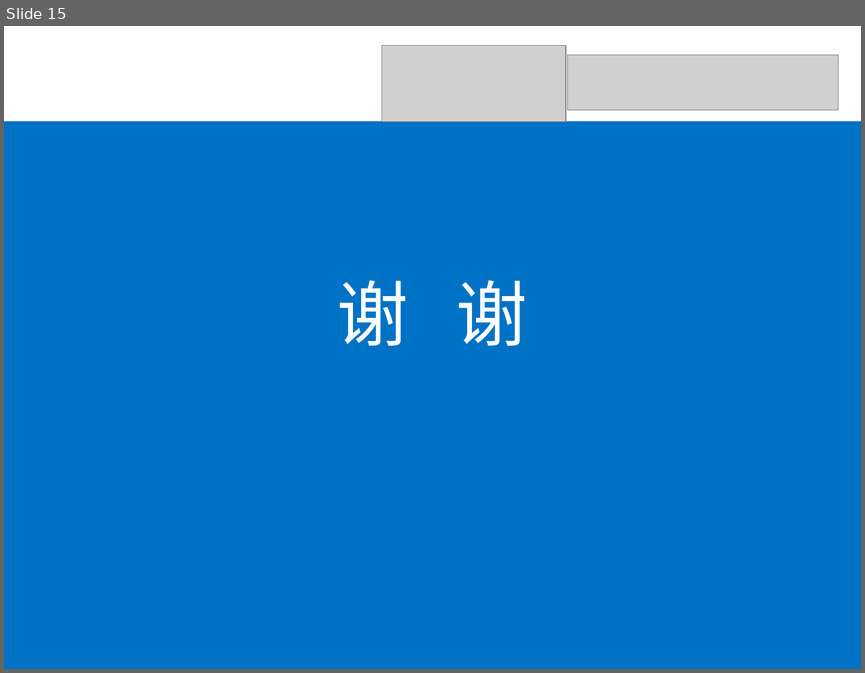
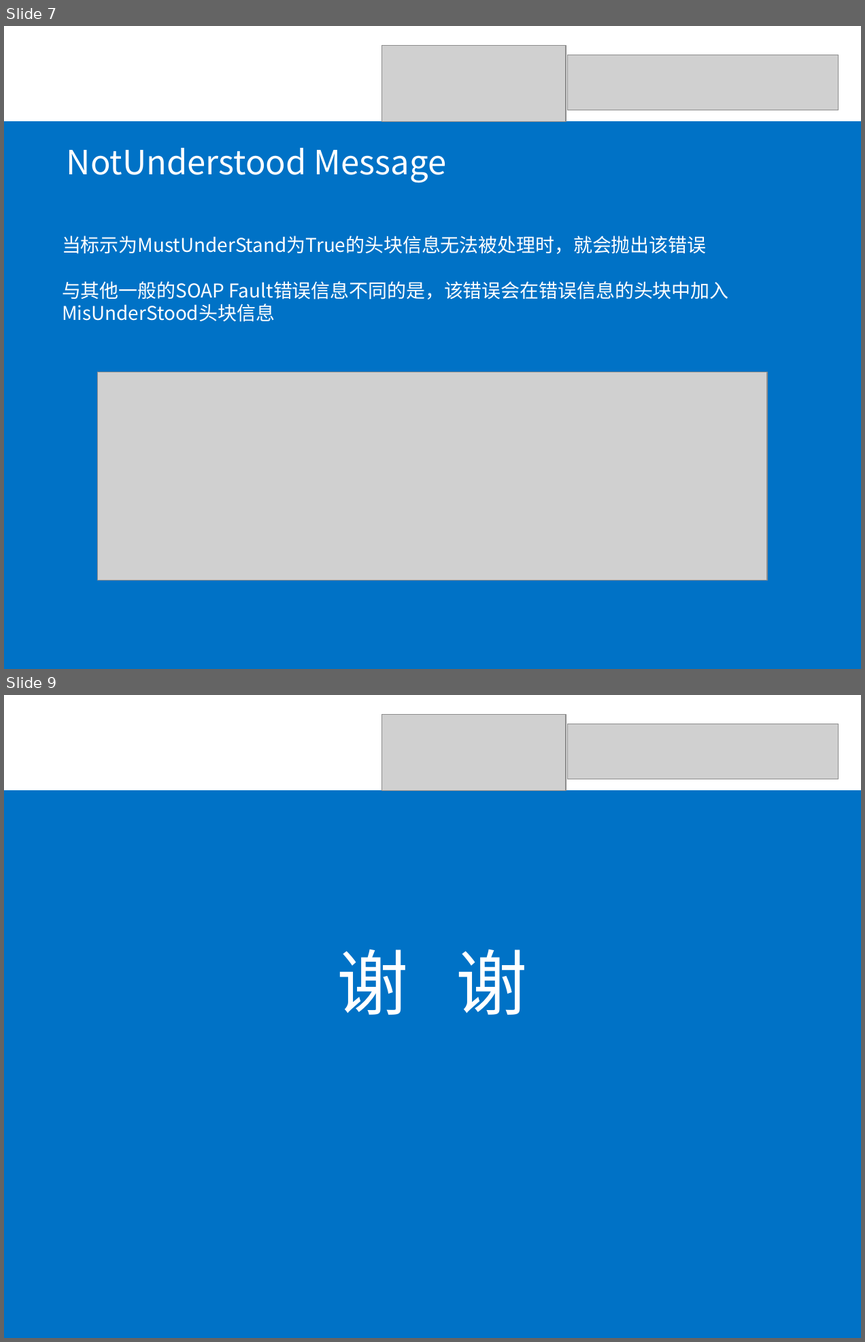
Before and after one commit to SOATeam/homework, a slide deck: assignment5/SOAP Fault课堂报告/SOAP Fault课堂报告.ppt. Shown one above the other, each under a label of ours: slide 15 before the commit, slides 7 and 9 after it; the slides between them are not shown. The pictures are 865x673 and 865x1342 pixels, drawn with LibreOffice and Linux fonts; fonts in the diff are those of the drawing; grey boxes stand for pictures. Boxes give left, top, right and bottom in pixels: in the first picture for what was removed or moved away, otherwise in the second. Text is boxed around its words. In the diff, an @@ line names an element or a change of style, - is before the commit and + after.

```diff
--- a/assignment5/SOAP Fault课堂报告/SOAP Fault课堂报告.ppt
+++ b/assignment5/SOAP Fault课堂报告/SOAP Fault课堂报告.ppt
@@ slide 7 added at (x1=4, y1=26, x2=861, y2=669), background #FFFFFF @@
@@ picture added at (x1=382, y1=46, x2=566, y2=122) @@
@@ picture added at (x1=568, y1=55, x2=838, y2=110) @@
@@ rectangle added at (x1=4, y1=121, x2=861, y2=669), fill #0072C6 @@
@@ text added at (x1=67, y1=148, x2=446, y2=183), 28 pt, text #FFFFFF @@
+NotUnderstood Message
@@ text added at (x1=62, y1=235, x2=728, y2=322), 16 pt, text #FFFFFF @@
+当标示为MustUnderStand为True的头块信息无法被处理时，就会抛出该错误
+与其他一般的SOAP Fault错误信息不同的是，该错误会在错误信息的头块中加入MisUnderStood头块信息
@@ picture added at (x1=97, y1=371, x2=766, y2=580) @@
@@ what was slide 15 is now slide 9 @@
```
Also in this commit, not shown: 2 slides changed, 5 other slides added, 12 slides removed.
